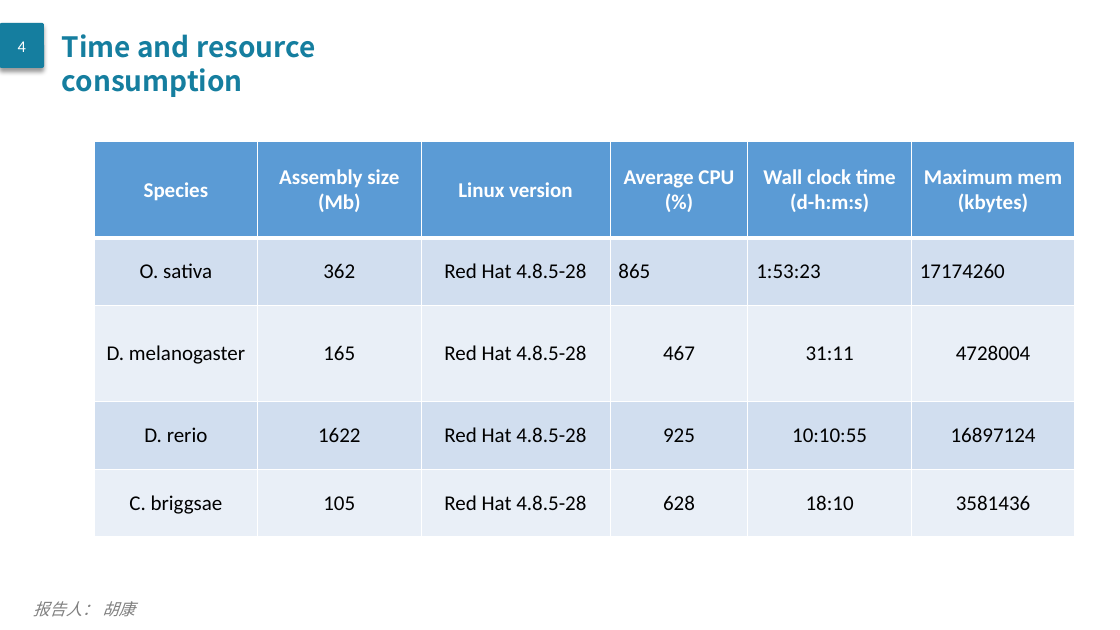
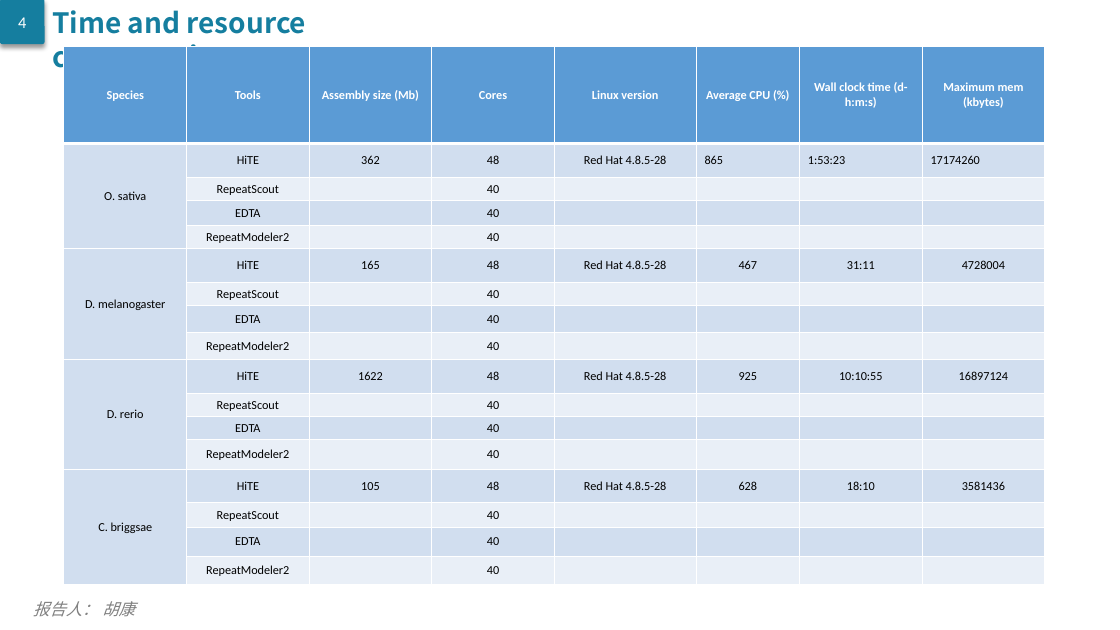
Before and after one commit to CSU-KangHu/HiTE, a slide deck: slide 35 of document/20220720_胡康_进展汇报 [自动保存的].pptx. Drawn at 1120x630 pixels with LibreOffice and Linux fonts; fonts in the diff are those of the drawing. Boxes give left, top, right and bottom in pixels: in the first picture for what was removed or moved away, otherwise in the second. Text is boxed around its words. In the diff, an @@ line names an element or a change of style, - is before the commit and + after.

```diff
--- a/document/20220720_胡康_进展汇报 [自动保存的].pptx
+++ b/document/20220720_胡康_进展汇报 [自动保存的].pptx
@@ rounded rectangle "4": place and size @@
-rounded rectangle "4" at (0,23,44,68)
+rounded rectangle "4" at (0,0,45,45)
@@ text "Time and resource consumption": place and size @@
-text "Time and resource consumption" at (62,34,315,97)
+text "Time and resource consumption" at (52,10,306,75)
@@ table at (64,47,1045,585) @@
-Species | Assembly size (Mb) | Linux version | Average CPU (%) | Wall clock time (d-h:m:s) | Maximum mem (kbytes)
-O. sativa | 362 | Red Hat 4.8.5-28 | 865 | 1:53:23 | 17174260
-D. melanogaster | 165 | Red Hat 4.8.5-28 | 467 | 31:11 | 4728004
-D. rerio | 1622 | Red Hat 4.8.5-28 | 925 | 10:10:55 | 16897124
-C. briggsae | 105 | Red Hat 4.8.5-28 | 628 | 18:10 | 3581436
+Species | Tools | Assembly size (Mb) | Cores | Linux version | Average CPU (%) | Wall clock time (d-h:m:s) | Maximum mem (kbytes)
+O. sativa | HiTE | 362 | 48 | Red Hat 4.8.5-28 | 865 | 1:53:23 | 17174260
+ | RepeatScout |  | 40 |  |  |  | 
+ | EDTA |  | 40 |  |  |  | 
+ | RepeatModeler2 |  | 40 |  |  |  | 
+D. melanogaster | HiTE | 165 | 48 | Red Hat 4.8.5-28 | 467 | 31:11 | 4728004
+ | RepeatScout |  | 40 |  |  |  | 
+ | EDTA |  | 40 |  |  |  | 
+ | RepeatModeler2 |  | 40 |  |  |  | 
+D. rerio | HiTE | 1622 | 48 | Red Hat 4.8.5-28 | 925 | 10:10:55 | 16897124
+ | RepeatScout |  | 40 |  |  |  | 
+ | EDTA |  | 40 |  |  |  | 
+ | RepeatModeler2 |  | 40 |  |  |  | 
+C. briggsae | HiTE | 105 | 48 | Red Hat 4.8.5-28 | 628 | 18:10 | 3581436
+ | RepeatScout |  | 40 |  |  |  | 
+ | EDTA |  | 40 |  |  |  | 
+ | RepeatModeler2 |  | 40 |  |  |  | 
@@ table: place and size @@
-table at (94,142,1076,538)
+table at (64,47,1045,585)
```
Also in this commit, not shown: 1 other slide changed, 1 slide added, 11 other files.
